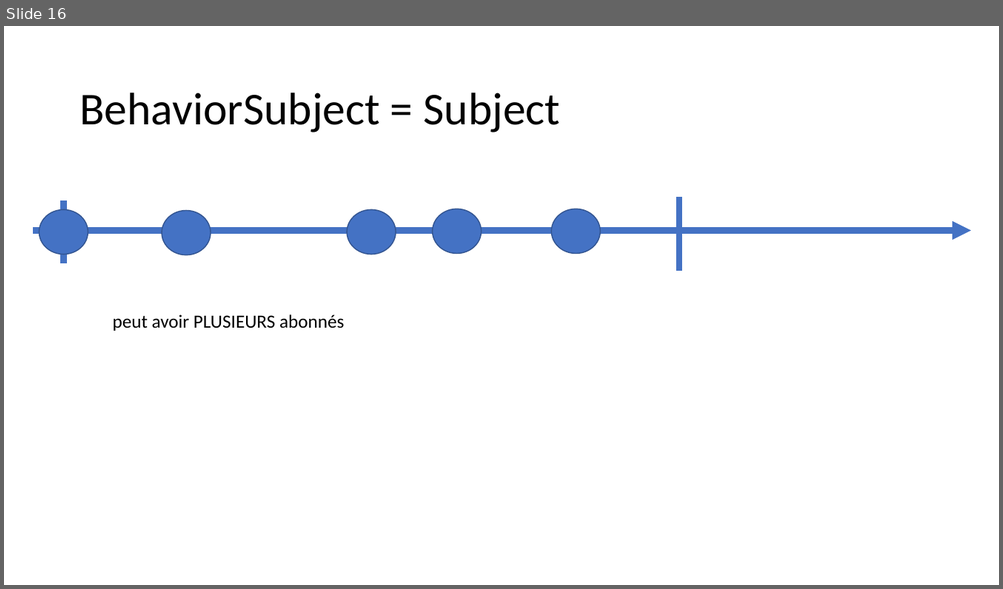
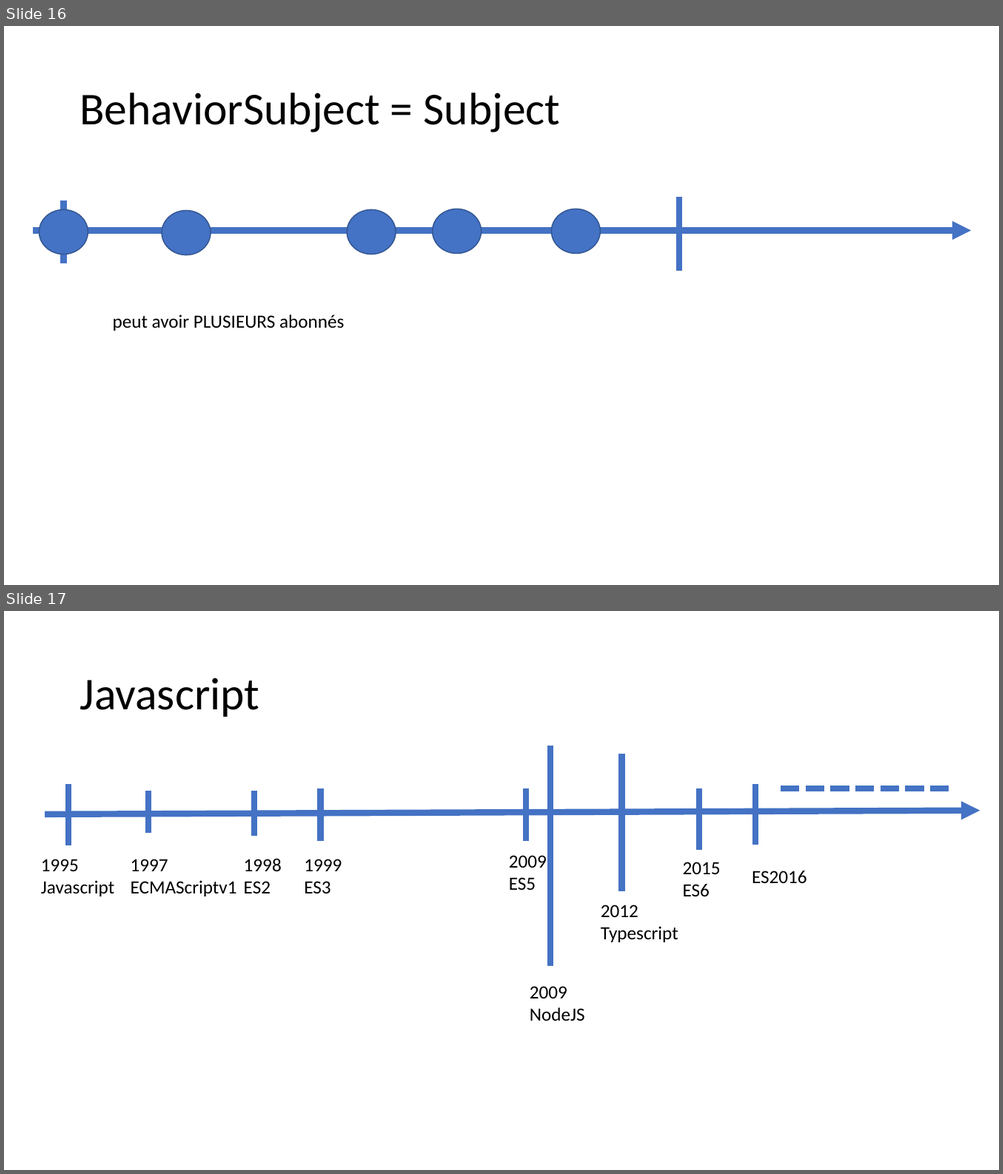
Before and after one commit to jlg-formation/tjs-nov-2021, a slide deck: notes.pptx. Shown one above the other, each under a label of ours: slide 16 before the commit, slides 16 and 17 after it. The pictures are 1003x589 and 1003x1174 pixels, drawn with LibreOffice and Linux fonts; fonts in the diff are those of the drawing. Boxes give left, top, right and bottom in pixels: in the first picture for what was removed or moved away, otherwise in the second. Text is boxed around its words. In the diff, an @@ line names an element or a change of style, - is before the commit and + after.

```diff
--- a/notes.pptx
+++ b/notes.pptx
@@ slide 17 added at (x1=4, y1=611, x2=999, y2=1170), background #FFFFFF @@
@@ title added at (x1=79, y1=678, x2=259, y2=717), 44 pt, text #000000 @@
+Javascript
@@ line added from (550, 745) to (550, 966), #4472C4 6 pt @@
@@ line added from (622, 755) to (622, 891), #4472C4 6 pt @@
@@ line added from (69, 784) to (69, 846), #4472C4 6 pt @@
@@ line added from (755, 784) to (755, 846), #4472C4 6 pt @@
@@ line added from (148, 791) to (148, 832), #4472C4 6 pt @@
@@ line added from (255, 791) to (255, 836), #4472C4 6 pt @@
@@ line added from (320, 789) to (320, 841), #4472C4 6 pt @@
@@ line added from (526, 789) to (526, 841), #4472C4 6 pt @@
@@ line added from (699, 789) to (699, 850), #4472C4 6 pt @@
@@ line added from (781, 789) to (948, 789), #4472C4 6 pt dashed @@
@@ arrow added from (45, 815) to (980, 811), #4472C4 6 pt @@
@@ text added at (x1=41, y1=859, x2=114, y2=897), 18 pt, text #000000 @@
+1995
+Javascript
@@ text added at (x1=131, y1=859, x2=237, y2=897), 18 pt, text #000000 @@
+1997
+ECMAScriptv1
@@ text added at (x1=244, y1=858, x2=282, y2=894), 18 pt, text #000000 @@
+1998
+ES2
@@ text added at (x1=304, y1=859, x2=341, y2=894), 18 pt, text #000000 @@
+1999
+ES3
@@ text added at (x1=509, y1=855, x2=546, y2=890), 18 pt, text #000000 @@
+2009
+ES5
@@ text added at (x1=683, y1=862, x2=720, y2=897), 18 pt, text #000000 @@
+2015
+ES6
@@ text added at (x1=751, y1=871, x2=807, y2=883), 18 pt, text #000000 @@
+ES2016
@@ text added at (x1=600, y1=905, x2=678, y2=943), 18 pt, text #000000 @@
+2012
+Typescript
@@ text added at (x1=529, y1=986, x2=585, y2=1021), 18 pt, text #000000 @@
+2009
+NodeJS
```
Also in this commit, not shown: 3 slides changed, 5 other slides added.
